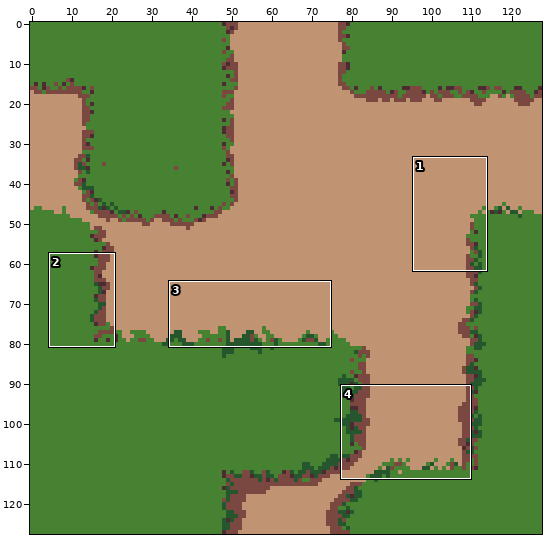
Pixel-art file -- Assets/Tiles.aseprite. The picture above shows the old version from afar; the outline marks the close-up.
Close-up. Before:
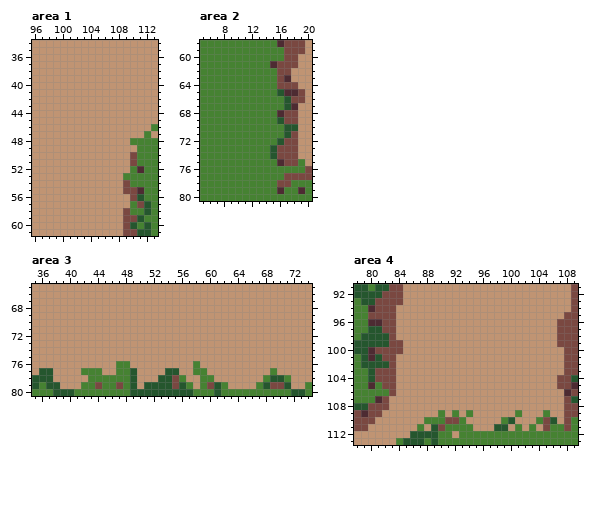
128x128 pixels, 1 frame. Shown: area 1: x 96..113, y 34..61; area 2: x 5..20, y 58..80; area 3: x 35..74, y 65..80; area 4: x 78..109, y 91..113. The commit also changed other parts of the picture, which this record leaves out.
After the commit:
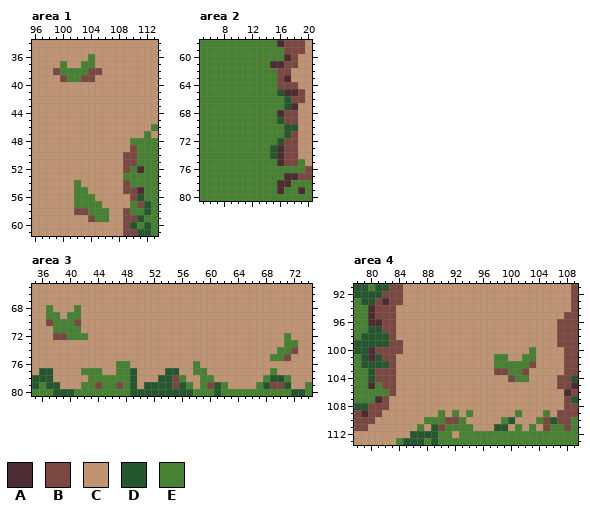
Palette (. is transparent): A #4d2b32  B #7a4841  C #c09473  D #25562e  E #468232
The edit:
Area 1:
y 36: x 104 C -> E
y 37: x 100 C -> E; x 103..104 CC -> EE
y 38: x 99..105 CCCCCCC -> BEEEEBB
y 39: x 100..104 CCCCC -> BEEBB
y 49: x 110 C -> B
y 50..52: x 109 C -> B
y 54: x 102 C -> E
y 55: x 102..103 CC -> EE
y 56: x 102..104 CCC -> EEE
y 57: x 102..105 CCCC -> EEEE
y 58: x 102..106 CCCCC -> BBEEE
y 59: x 104..106 CCC -> BEE
Area 2:
y 60: x 17 B -> A
y 61: x 16 B -> A
y 73..74: x 16 B -> A
y 77: x 17..18 BB -> AA
y 78: x 16..17 BB -> AA
Area 3:
y 68: x 37 C -> E; x 41 C -> E
y 69: x 37..38 CC -> EE; x 40..41 CC -> EE
y 70: x 37..41 CCCCC -> BEEEB
y 71: x 38..41 CCCC -> EEEE
y 72: x 38..42 CCCCC -> BBEEE; x 71 C -> E
y 73: x 71..72 CC -> EE
y 74: x 70..72 CCC -> EEB
y 75: x 69..71 CCC -> EEB
Area 4:
y 93: x 82 B -> A
y 95: x 80 B -> A
y 100: x 103 C -> E
y 101: x 98..99 CC -> EE; x 102..103 CC -> EE
y 102: x 98..103 CCCCCC -> EEEEEB
y 103: x 98..102 CCCCC -> BBEEB
y 104: x 100..102 CCC -> BEE
y 109..110: x 107 C -> B
